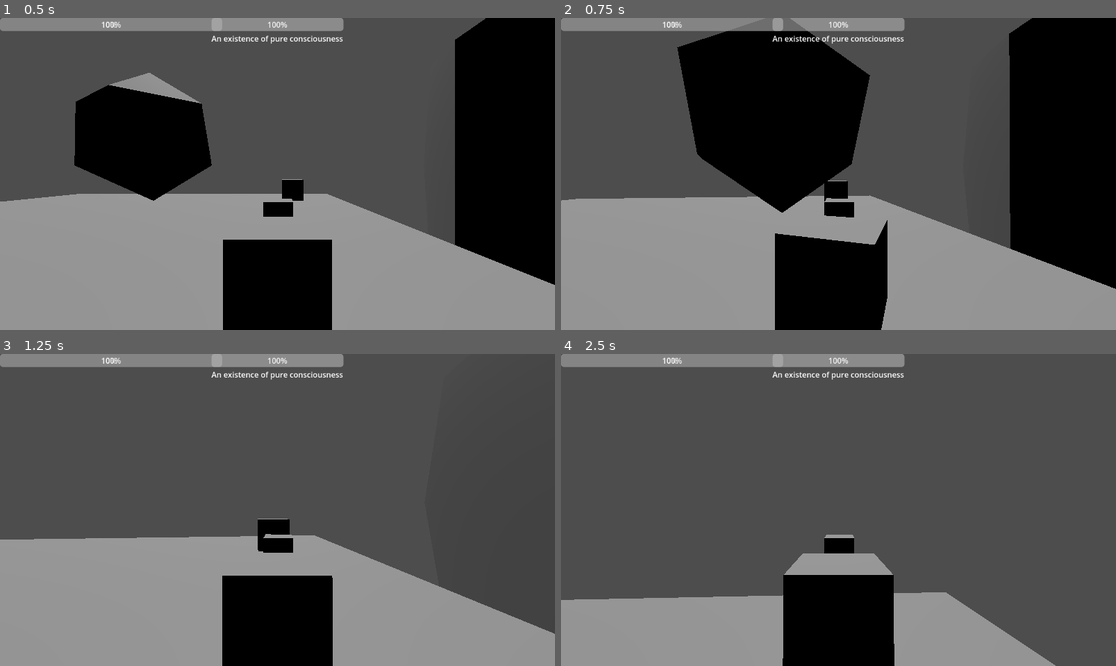
Above: before the commit, frames 1-4 (two rows, left to right).
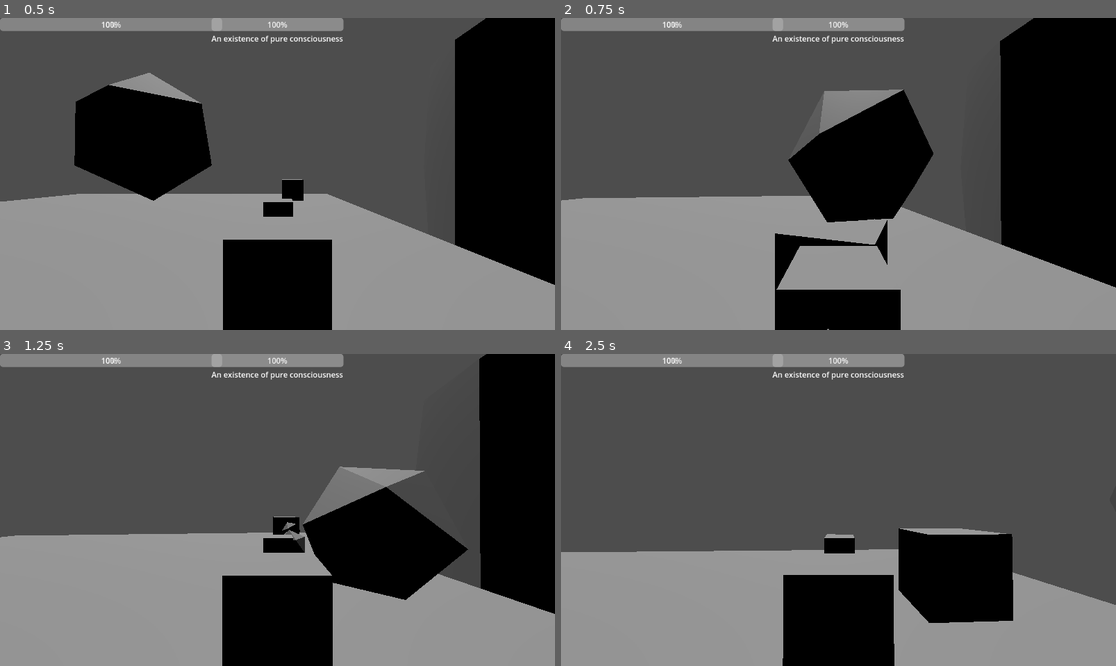
Above: after the commit, the same moments.

Repository: RavenRandomz/cube-extentialis-bossfight
Game: Godot game, scene res://testworld.tscn
Same seed, same stepped clock (60 frames per second), same inputs: the game is played once before the commit and once after it.
Inputs (mouse positions are in pixels of both pictures, inside the frame that each line leads up to):
- Up to frame 1 (0.5 s): no input
- Up to frame 2 (0.75 s): tap Enter at 0.5 s; move the mouse to (866, 174) at 0.52 s; press the mouse at (866, 174) at 0.53 s; hold W (player_forward) from 0.53 s (still down)
- Up to frame 3 (1.25 s): keep holding W (player_forward); tap Space (player_jump) at 0.77 s
- Up to frame 4 (2.5 s): keep holding W (player_forward); move the mouse to (810, 510) at 1.27 s; release the mouse at (810, 510) at 1.28 s; tap Shift at 1.35 s; tap Space (player_jump) at 1.52 s; move the mouse to (849, 503) at 2.02 s; tap Alt at 2.1 s

Frame 1 is identical in both runs. In frame 2, 22% of the frame differs, in the area x 3-100%, y 0-100%; in frame 3, 21%; in frame 4, 17%.
Error before the commit: Invalid call. Nonexistent function 'set_set_source' in base 'RigidBody3D (BasicBullet)'. (res://scripts/basic_bullet_source.gd:15)

Commit message:
Fix set source

Diff:
--- a/scripts/basic_bullet_source.gd
+++ b/scripts/basic_bullet_source.gd
@@ -12,7 +12,7 @@
 	var bullet: BasicBullet = bullet_scene.instantiate()
 	if (not _firing):
 		_firing = true
-		bullet.set_set_source(_blame_node)
+		bullet.set_source(_blame_node)
 		bullet.global_position = global_position
 		bullet.transform.basis = global_transform.basis
 		get_tree().root.add_child(bullet)
